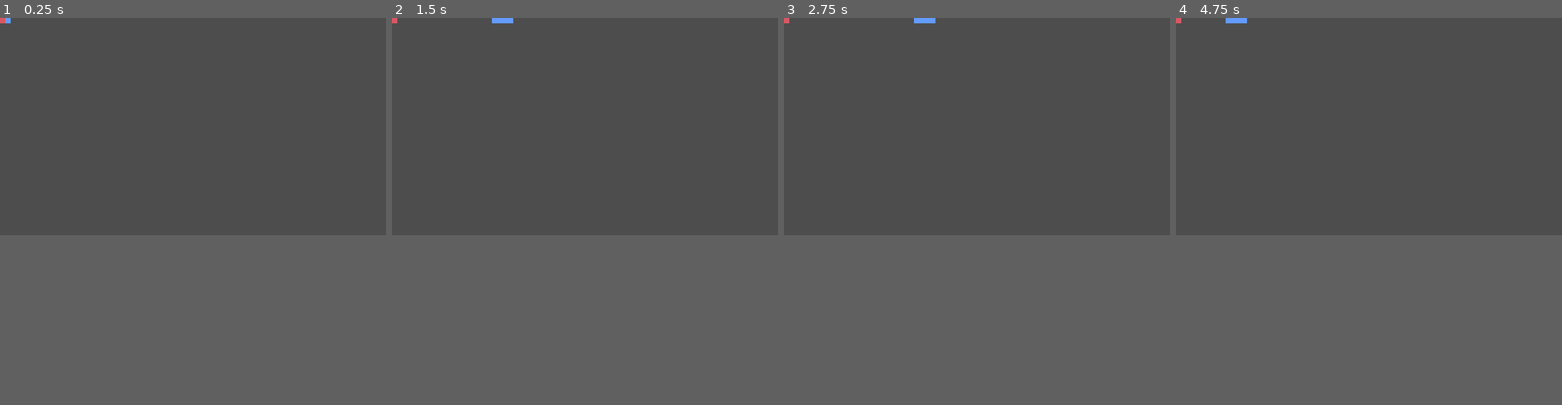
Above: before the commit, frames 1-4 (left to right).
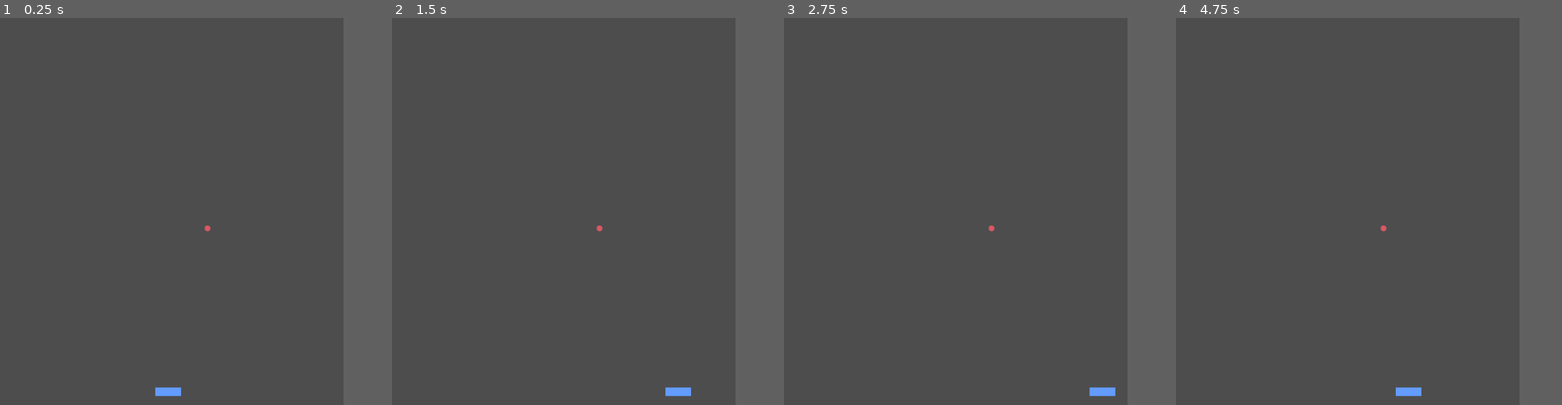
Above: after the commit, the same moments.

Repository: Fernando-Lamounier/BreakoutClone
Game: Godot game, scene res://scenes/gameplay.tscn
The game is run twice, just before and just after one commit, with the same random seed, the same clock (stepped at 60 frames per second) and the same inputs.
Inputs:
- Up to frame 1 (0.25 s): no input
- Up to frame 2 (1.5 s): tap Enter at 0.5 s; hold Right 0.53-1.28 s; hold Left from 1.28 s (still down)
- Up to frame 3 (2.75 s): release Left at 2.03 s; hold Right from 2.03 s (still down)
- Up to frame 4 (4.75 s): release Right at 3.53 s; hold Left from 3.53 s (still down)
In our replay, the window is 799x449 before the commit and 711x800 after it. These sizes can differ from the game's own. Grey fills any space a smaller window leaves; there, only what the larger window draws over its background counts as a difference.

The runs differ from the first frame. In frame 1, 0.2% of the frame differs, in the area x 0-55%, y 0-98%; in frame 2, 0.3%; in frame 3, 0.3%, in the area x 0-86%, y 0-98%; in frame 4, 0.3%.

Commit message:
so movi umas coisas e arrrumei a camera

Diff:
--- a/project.godot
+++ b/project.godot
@@ -15,6 +15,12 @@
 config/features=PackedStringArray("4.7", "Forward Plus")
 config/icon="res://icon.svg"
 
+[display]
+
+window/size/viewport_width=960
+window/size/viewport_height=1080
+window/size/mode=3
+
 [physics]
 
 3d/physics_engine="Jolt Physics"
--- a/scenes/gameplay.tscn
+++ b/scenes/gameplay.tscn
@@ -7,7 +7,13 @@
 [node name="Gameplay" type="Node2D" unique_id=1055879497]
 
 [node name="Ball" parent="." unique_id=192336347 instance=ExtResource("1_00tan")]
+position = Vector2(580, 590)
 
 [node name="Player" parent="." unique_id=963963296 instance=ExtResource("2_l1v76")]
+position = Vector2(470, 1046)
 
 [node name="bloco" parent="." unique_id=1714166786 instance=ExtResource("3_l1v76")]
+position = Vector2(-20, 292)
+
+[node name="Camera2D" type="Camera2D" parent="." unique_id=1091878037]
+position = Vector2(480, 543)
--- a/scenes/player.tscn
+++ b/scenes/player.tscn
@@ -4,12 +4,14 @@
 [ext_resource type="Script" uid="uid://detp2ulrl3o1q" path="res://scenes/player.gd" id="1_g2els"]
 
 [sub_resource type="RectangleShape2D" id="RectangleShape2D_u8vuu"]
-size = Vector2(62, 30)
+size = Vector2(70, 22)
 
 [node name="Player" type="Area2D" unique_id=963963296]
 script = ExtResource("1_g2els")
 
 [node name="Sprite2D" type="Sprite2D" parent="." unique_id=709711209]
+position = Vector2(1.9073486e-06, 0)
+scale = Vector2(1.125, 0.75)
 texture = ExtResource("1_3vyb7")
 
 [node name="CollisionShape2D" type="CollisionShape2D" parent="." unique_id=374977089]
